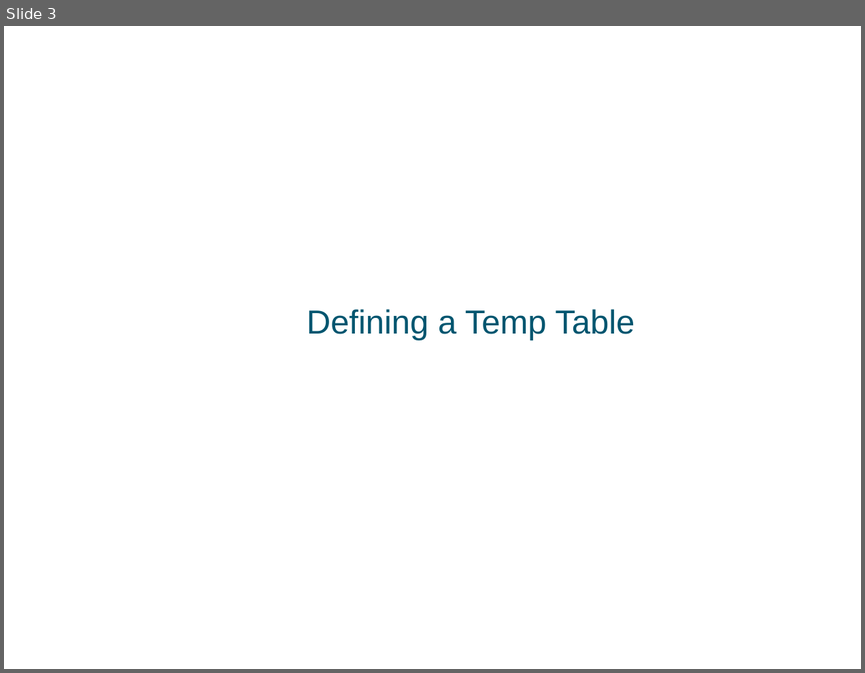
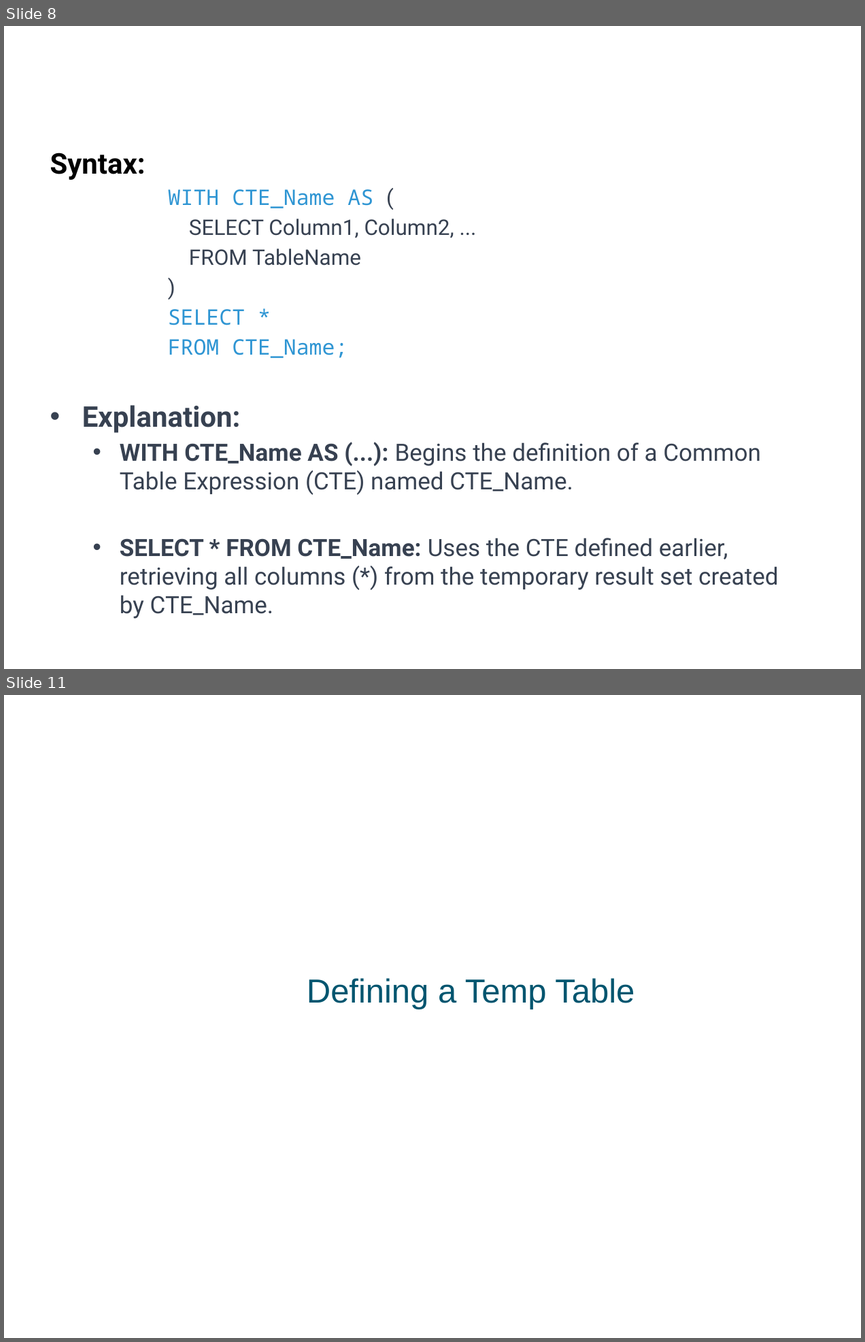
Before and after one commit to a099954/ABC-Program, a slide deck: SQL/Day 5 Temp Tables/Temp Tables SQL.pptx. Shown one above the other, each under a label of ours: slide 3 before the commit, slides 8 and 11 after it; the slides between them are not shown. The pictures are 865x673 and 865x1342 pixels, drawn with LibreOffice and Linux fonts; fonts in the diff are those of the drawing; background and template pictures are left out. Boxes give left, top, right and bottom in pixels: in the first picture for what was removed or moved away, otherwise in the second. Text is boxed around its words. In the diff, an @@ line names an element or a change of style, - is before the commit and + after.

```diff
--- a/SQL/Day 5 Temp Tables/Temp Tables SQL.pptx
+++ b/SQL/Day 5 Temp Tables/Temp Tables SQL.pptx
@@ slide 8 added at (4, 26, 861, 669), background #FFFFFF @@
@@ title added at (41, 37, 813, 78), 24 pt, text #FFFFFF @@
+Creating a CTE
@@ text added at (50, 152, 778, 618), 20 pt, text #374151 @@
+Syntax:
+      WITH CTE_Name AS (
+      SELECT Column1, Column2, ...
+      FROM TableName
+      )
+      SELECT *
+      FROM CTE_Name;
+• Explanation:
+  • WITH CTE_Name AS (...): Begins the definition of a Common Table Expression (CTE) named CTE_Name.
+  • SELECT * FROM CTE_Name: Uses the CTE defined earlier, retrieving all columns (*) from the temporary result set created by CTE_Name.
@@ what was slide 3 is now slide 11 @@
```
Also in this commit, not shown: 13 slides changed, 8 other slides added, 1 slide removed, 6 other files.
